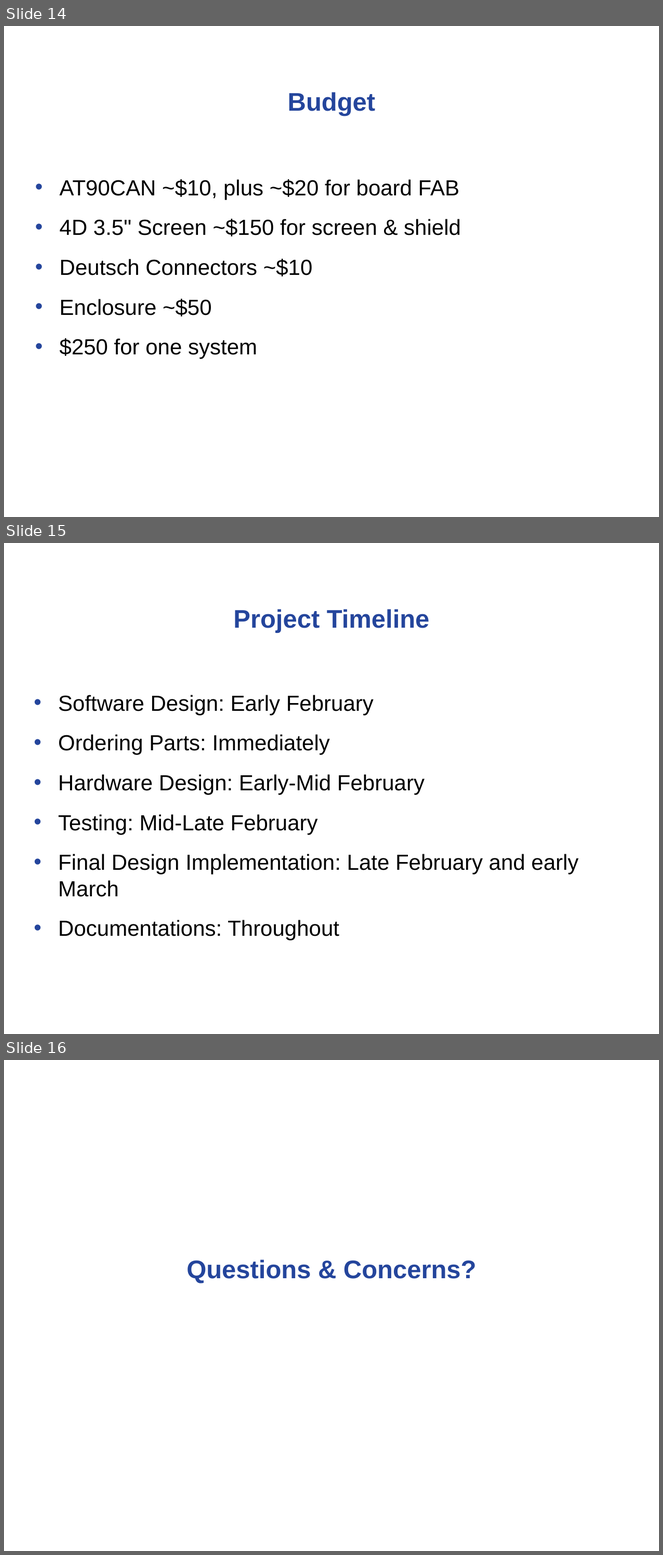
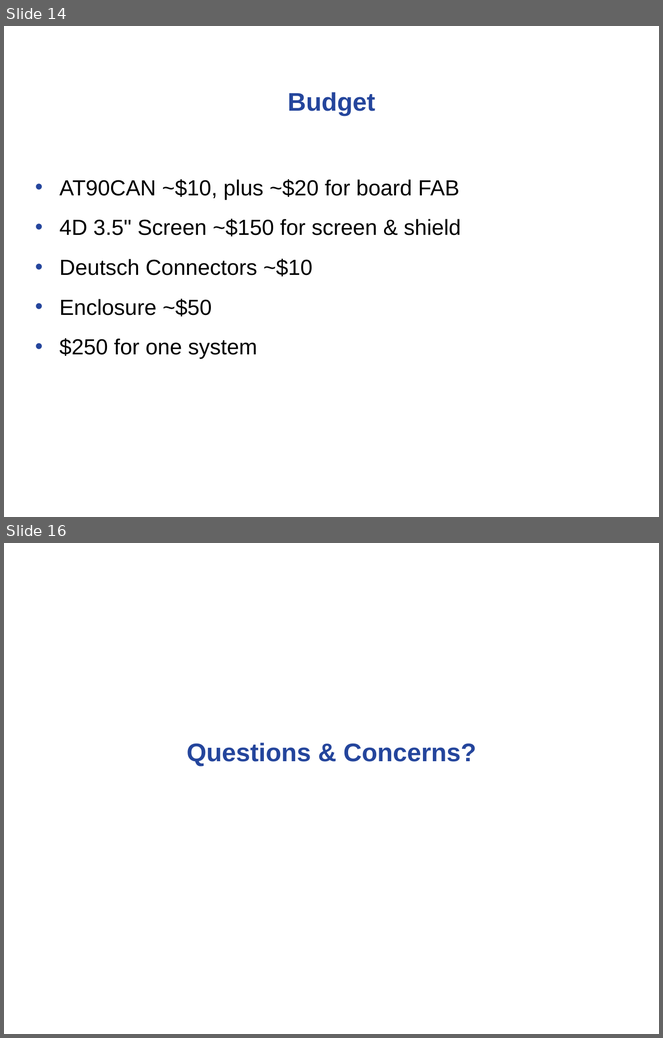
Before and after one commit to noahterickson/DigitalDash, a slide deck: Proposal/Project Proposal.ppt. Shown one above the other, each under a label of ours: slides 14, 15 and 16 before the commit, slides 14 and 16 after it; the slides between them are not shown. The pictures are 663x1555 and 663x1038 pixels, drawn with LibreOffice and Linux fonts; fonts in the diff are those of the drawing; background and template pictures are left out. Boxes give left, top, right and bottom in pixels: in the first picture for what was removed or moved away, otherwise in the second. Text is boxed around its words. In the diff, an @@ line names an element or a change of style, - is before the commit and + after.

```diff
--- a/Proposal/Project Proposal.ppt
+++ b/Proposal/Project Proposal.ppt
@@ slide 15 removed at (4, 543, 659, 1034), background #FFFFFF @@
@@ text removed at (233, 609, 430, 633) @@
-Project Timeline
@@ text removed at (58, 695, 579, 897) @@
-• Software Design: Early February
-• Ordering Parts: Immediately
-• Hardware Design: Early-Mid February
-• Testing: Mid-Late February
-• Final Design Implementation: Late February and early March
-• Documentations: Throughout
```
Also in this commit, not shown: 2 slides changed, 1 slide added.
